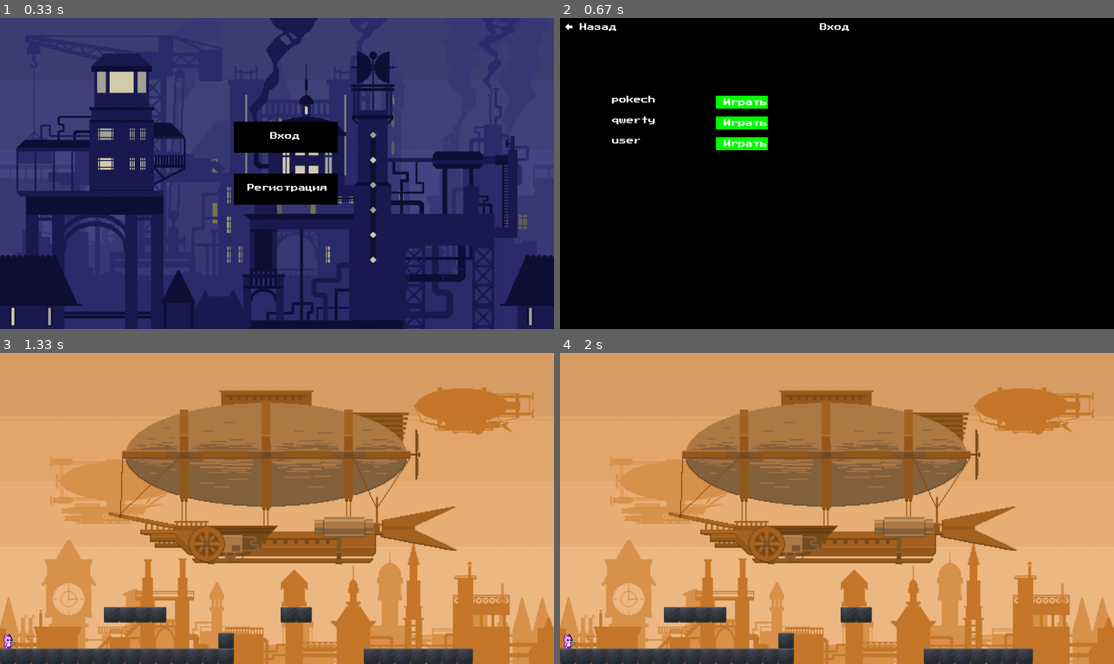
Above: before the commit, frames 1-4 (two rows, left to right).
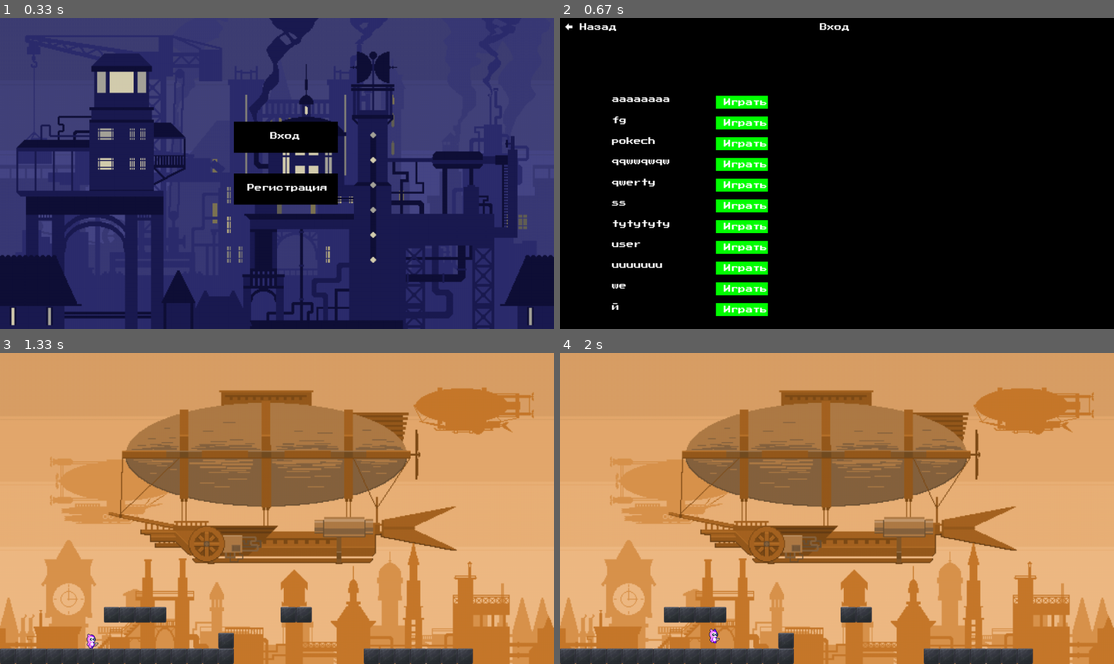
Above: after the commit, the same moments.

Repository: kira-perechesova/pygame_project
Game: pygame game, started from reg_move.py
Two runs of this game, one before a commit and one after it. Both use one fixed random seed, a clock stepped at 60 frames per second and the inputs below.
Inputs:
- Up to frame 1 (0.33 s): no input
- Up to frame 2 (0.67 s): click "Вход" at 0.38 s
- Up to frame 3 (1.33 s): click "Играть" at 0.72 s; hold Right from 1 s (still down)
- Up to frame 4 (2 s): release Right at 1.47 s; hold Up 1.55-1.85 s; hold Right from 1.88 s (still down)

Frame 1 is identical in both runs. In frame 2, 4.2% of the frame differs, in the area x 9-38%, y 24-96%; in frame 3, 0.1%; in frame 4, 0.1%.

Commit message:
registration and move

Diff:
--- a/reg_move.py
+++ b/reg_move.py
@@ -61,7 +61,6 @@
     screen.blit(register_text, (register_button.x + 26, register_button.y + 20))
 
     pygame.display.flip()
-
 # экран входа
 def draw_login_screen():
     screen.fill(BLACK)
@@ -89,7 +88,7 @@
 
     pygame.display.flip()
 
-# экран игры
+
 def draw_game_scene(character_id):
     game_scene_image = pygame.image.load('images/for_levels/background/background1.png')
     game_scene_image = pygame.transform.scale(game_scene_image, (WIDTH, HEIGHT))
@@ -97,7 +96,6 @@
 
     coin_png = pygame.image.load('images/for_levels/coin.png').convert_alpha()
     platform_png = pygame.image.load('images/for_levels/platform.png').convert_alpha()
-
 
     animations = {'attack': 0, 'death': 1, 'fallattack': 2, 'hurt': 3, 'idle': 4, 'jump': 5,
                   'jumpattack': 6, 'run': 7, 'runattack': 8, 'squat': 9, 'walk': 10, 'walkattack': 11}
@@ -138,6 +136,7 @@
     player = pygame.sprite.Group()
     coords_platform = []
 
+    # Вызов функции create_background
     def create_background(level):
         background.empty()
         screen.blit(game_scene_image, (0, 0))
@@ -191,7 +190,7 @@
             background.add(platform)
             coords_platform.append((420, 540))
 
-            background.draw(screen)
+        background.draw(screen)
 
     def change_player(group, animation, stage, x, y, inversion=0):
         try:
@@ -209,7 +208,9 @@
         except Exception:
             pass
 
+    # Инициализация уровня
     create_background(1)
+
     running = True
     speed = 100  # pixels per second
     jump_height = 9
@@ -227,13 +228,90 @@
     change_player(player, animation, 0, player_x, player_y)
     player.draw(screen)
 
-    # ///////////////////////////////////////////////////////
-
-    # //////////////////////////////////////////////////////
-
-    pygame.display.flip()
-
-# экран регистрации
+    while running:
+        events = pygame.key.get_pressed()
+        if not is_jump:
+            if events[pygame.K_UP]:
+                is_jump = True
+                jump_height = 9
+                animation = 'jump'
+                stage = 0
+                count_events += 1
+        else:
+            stage = (stage + 0.25) % len(characters[0][animations[animation]])
+            animation = 'jump'
+            if jump_height >= -9:
+                if jump_height > 0:
+                    player_y -= (jump_height ** 2) / 2
+                else:
+                    player_y += (jump_height ** 2) / 2
+                jump_height -= 1
+            else:
+                is_jump = False
+            is_update = True
+
+        if events[pygame.K_DOWN]:
+            pass
+
+        if events[pygame.K_RIGHT]:
+            count_events += 1
+            if not is_jump:
+                animation = 'walk'
+                stage = (stage + 0.25) % len(characters[0][animations[animation]])
+            if is_right:
+                is_inversion = False
+            else:
+                is_inversion = True
+            player_x += 8
+            is_right = True
+            is_update = True
+
+        if events[pygame.K_LEFT]:
+            count_events += 1
+            if not is_jump:
+                animation = 'walk'
+                stage = (stage + 0.25) % len(characters[0][animations[animation]])
+            if is_right:
+                is_inversion = True
+            else:
+                is_inversion = False
+            player_x -= 8
+            is_right = False
+            is_update = True
+
+        for event in pygame.event.get():
+            if event.type == pygame.QUIT:
+                running = False
+
+        if is_update:
+            intersection = False
+            intersection2 = False
+            create_background(level)
+            old_x, old_y = 0, 528
+            for player_mask in player:
+                old_x, old_y = player_mask.rect.x, player_mask.rect.y
+            change_player(player, animation, int(stage), player_x, player_y, is_inversion)
+            is_inversion = False
+            for el in background:
+                for player_mask in player:
+                    if pygame.sprite.collide_mask(player_mask, el):
+                        intersection = True
+            change_player(player, animation, int(stage), player_x, player_y, is_inversion)
+            if intersection:
+                player_x, player_y = old_x, old_y
+                intersection = False
+            change_player(player, animation, int(stage), player_x, player_y, is_inversion)
+            if (count_events == 0) and not is_jump:
+                animation = 'idle'
+                stage = (stage + 0.15) % 3
+            player.draw(screen)
+            count_events = 0
+        pygame.display.flip()
+        clock.tick(fps)
+    pygame.quit()
+
+
+
 def draw_register_screen(username_text, character_id):
     screen.fill(BLACK)
 
Binary file changed: game.sqlite
